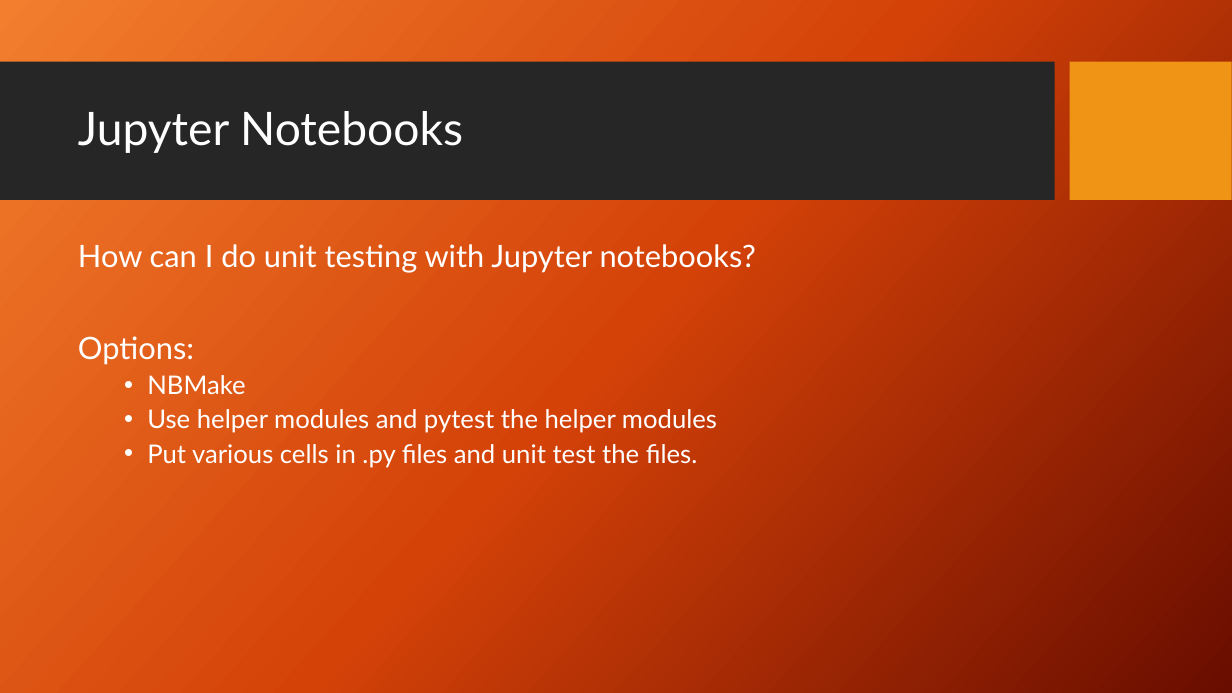
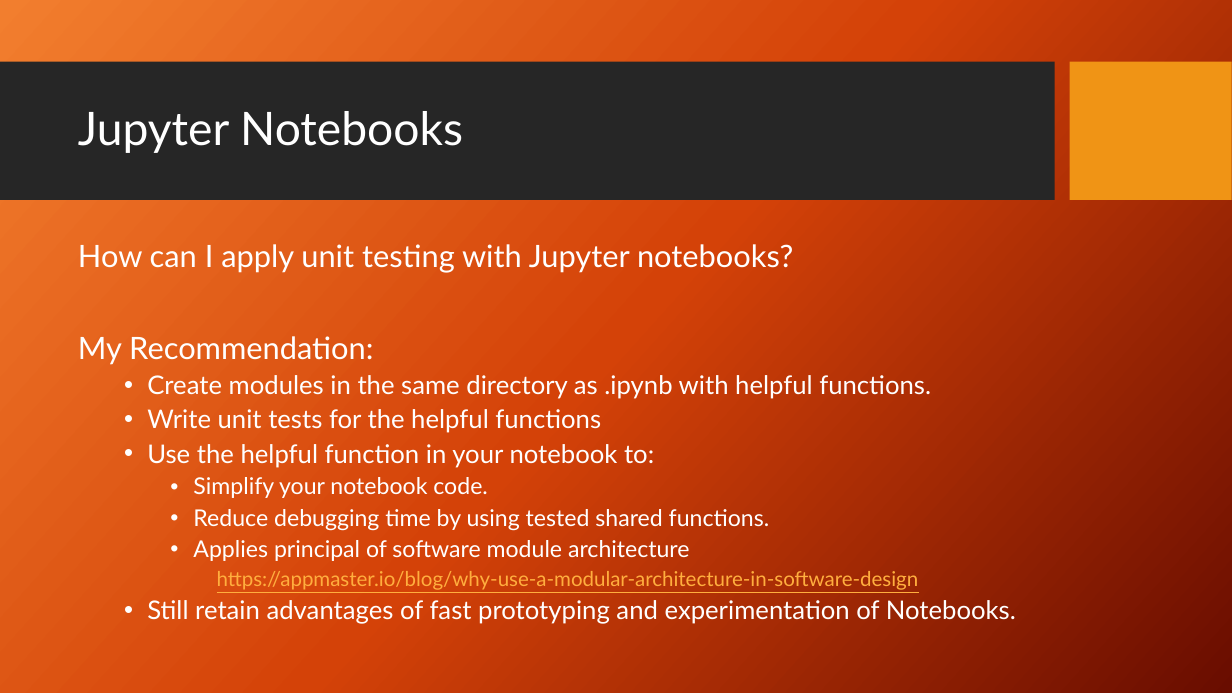
Before and after one commit to PrincetonUniversity/software_testing, a slide deck: slide 11 of UnitTestingSlides.pptx (slide 18 before the commit). Drawn at 1232x693 pixels with LibreOffice and Linux fonts; fonts in the diff are those of the drawing; background and template pictures are left out. Boxes give left, top, right and bottom in pixels: in the first picture for what was removed or moved away, otherwise in the second. Text is boxed around its words. In the diff, an @@ line names an element or a change of style, - is before the commit and + after.

```diff
--- a/UnitTestingSlides.pptx
+++ b/UnitTestingSlides.pptx
@@ text at bbox=[78, 244, 1016, 624]: text changed @@
-How can I do unit testing with Jupyter notebooks?
-Options:
-  • NBMake
-  • Use helper modules and pytest the helper modules
-  • Put various cells in .py files and unit test the files.
+How can I apply unit testing with Jupyter notebooks?
+My Recommendation:
+  • Create modules in the same directory as .ipynb with helpful functions.
+  • Write unit tests for the helpful functions
+  • Use the helpful function in your notebook to:
+    • Simplify your notebook code.
+    • Reduce debugging time by using tested shared functions.
+    • Applies principal of software module architecture
+      https://appmaster.io/blog/why-use-a-modular-architecture-in-software-design
+  • Still retain advantages of fast prototyping and experimentation of Notebooks.
```
Also in this commit, not shown: 3 other slides changed.
